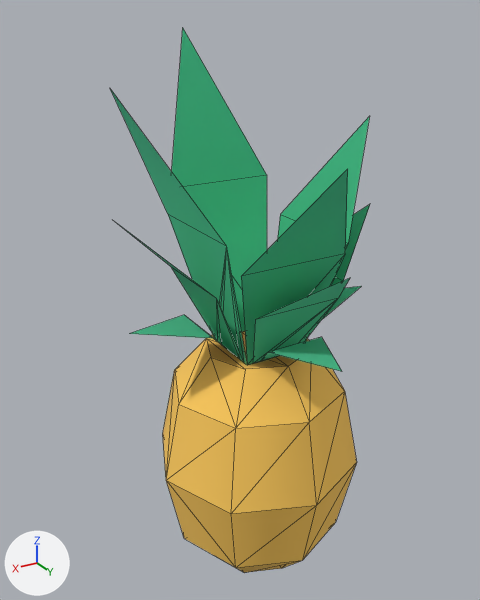
Before and after pictures for a commit that changed the glTF model public/assets/models/food/pineapple.GLB.
Rendered twice from a 50 mm lens placed at (0.2779, 0.445, 0.4821), pointed at (0.004, -0.0115, 0.2539). The axes (+X, +Y, +Z) are drawn at lower left. The lights are the same throughout. Mesh edges are drawn as thin lines.

Objects in the first picture: 'pineapple'.
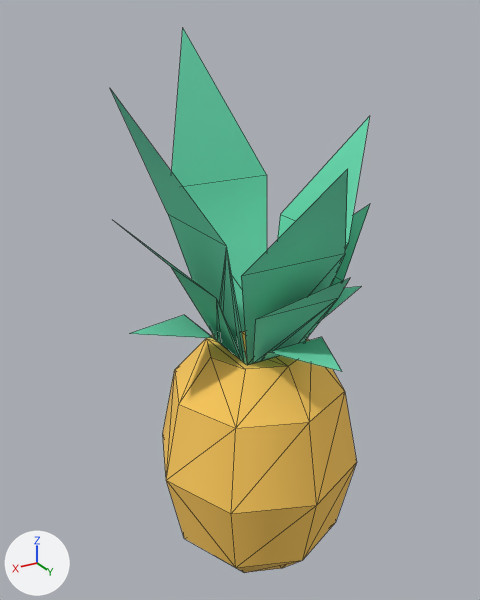
The newer file is also turned or shifted as a whole; pictures and numbers use the older file's frame.

Where the change shows, as pixel boxes [x1, y1, x2, y2] in the pictures (480 x 600 px):
'pineapple', recoloured: [120, 29, 370, 372] in both

Diff of the bpy script that builds the scene:
```diff
--- a/public/assets/models/food/pineapple.GLB.py
+++ b/public/assets/models/food/pineapple.GLB.py
@@ mat_green_167 @@
+mat_green_167 = principled_material('green.167')
+mat_green_167.base_color = (0.145, 0.708, 0.443)  # green #6adbb2
+mat_green_167.roughness = 1.0
@@ me_mesh_pineapple_001 @@
 me_mesh_pineapple_001.from_pydata(...)  # 96 vertices, 136 faces; spans x -0.121..0.121, y -0.122..0.122, z 0.0..0.472
 me_mesh_pineapple_001.materials.append(mat_yellow_078)
-me_mesh_pineapple_001.materials.append(mat_green_118)  # green #6adbb2
+me_mesh_pineapple_001.materials.append(mat_green_167)  # green #6adbb2
```
